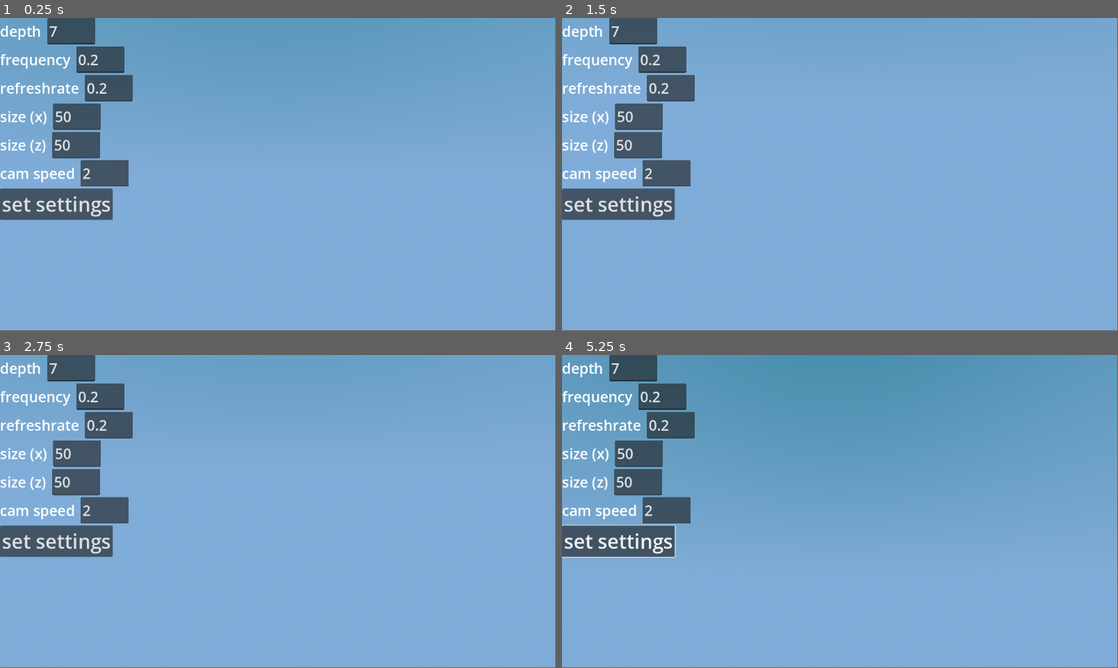
Above: before the commit, frames 1-4 (two rows, left to right).
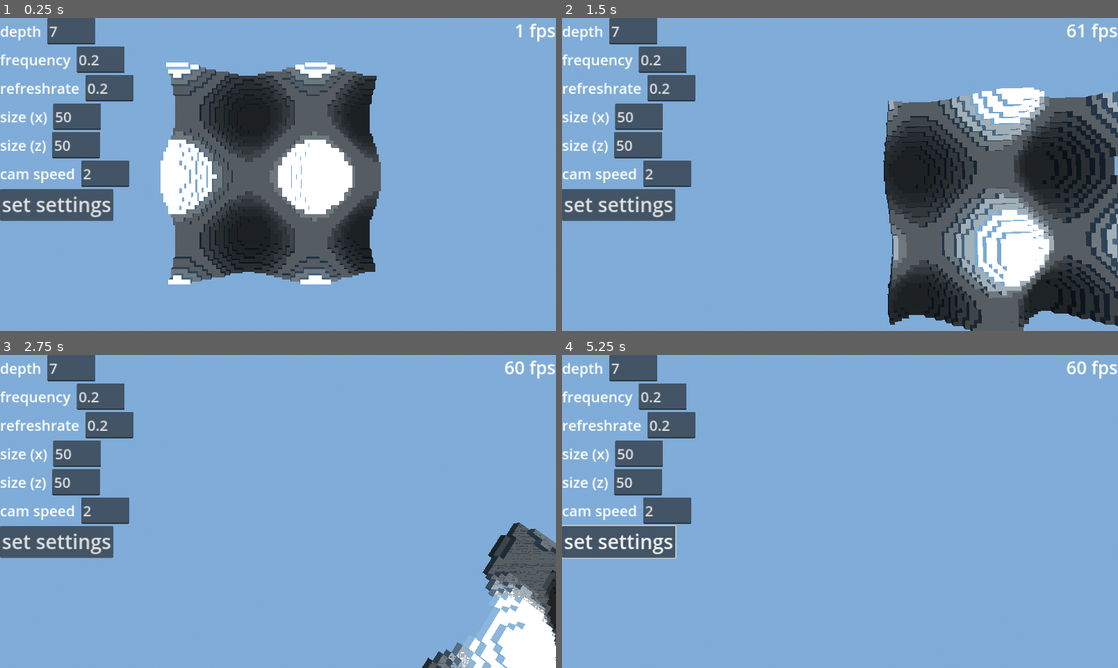
Above: after the commit, the same moments.

Repository: Schwarzer-Tee/Sinus-Wave
Game: Godot game, scene res://scenes/main.tscn
Same seed, same stepped clock (60 frames per second), same inputs: the game is played once before the commit and once after it.
Inputs (mouse positions are in pixels of both pictures, inside the frame that each line leads up to):
- Up to frame 1 (0.25 s): no input
- Up to frame 2 (1.5 s): tap Enter (ui_accept) at 0.5, 0.77 s; move the mouse to (962, 158) at 0.52 s; hold Right (ui_right) 0.53-1.28 s; hold Shift (shift) 0.53-1.28 s; click (962, 158) at 0.67 s; move the mouse to (812, 174) at 1.27 s; hold Up (ui_up) from 1.28 s (still down); tap Space (space) at 1.35 s
- Up to frame 3 (2.75 s): keep holding Up (ui_up); tap Enter (ui_accept) at 1.52 s; move the mouse to (289, 505) at 2.02 s; hold Shift (shift) from 2.03 s (still down)
- Up to frame 4 (5.25 s): move the mouse to (834, 514) at 2.77 s; release Shift (shift) at 2.78 s; tap Space (space) at 2.85 s; tap Enter (ui_accept) at 3.02, 3.5, 3.77 s; move the mouse to (878, 514) at 3.52 s; hold Shift (shift) 3.53-4.25 s; release Up (ui_up) at 4.25 s; click "set settings" at 4.25 s; move the mouse to (795, 508) at 5.02 s; hold Up (ui_up) from 5.03 s (still down); tap Shift (shift) at 5.1 s
In our replay, the window is 799x449 before the commit and 800x450 after it. These sizes can differ from the game's own. Grey fills any space a smaller window leaves; there, only what the larger window draws over its background counts as a difference.

The runs differ from the first frame. In frame 1, 37% of the frame differs, in the area x 0-100%, y 0-86%; in frame 2, 31%; in frame 3, 7.1%; in frame 4, 33%.

Commit message:
added fps counter, disabled vsync, camera points at gridmap at start

Diff:
--- a/project.godot
+++ b/project.godot
@@ -14,6 +14,13 @@
 run/main_scene="res://scenes/main.tscn"
 config/features=PackedStringArray("4.3", "Forward Plus")
 config/icon="res://icon.svg"
+
+[display]
+
+window/stretch/mode="canvas_items"
+window/stretch/aspect="expand"
+display_server/driver.linuxbsd="wayland"
+window/vsync/vsync_mode=0
 
 [input]
 
--- a/scenes/main.tscn
+++ b/scenes/main.tscn
@@ -33,6 +33,7 @@
 script = ExtResource("3_guhgr")
 
 [node name="Camera3D" type="Camera3D" parent="CharacterBody3D"]
+transform = Transform3D(1, 0, 0, 0, -4.37114e-08, 1, 0, -1, -4.37114e-08, 0, 0, 0)
 
 [node name="CollisionShape3D" type="CollisionShape3D" parent="CharacterBody3D"]
 shape = SubResource("SphereShape3D_fmcg3")
@@ -174,6 +175,17 @@
 theme_override_font_sizes/font_size = 41
 text = "set settings"
 
+[node name="fps" type="Label" parent="Gui"]
+layout_mode = 1
+anchors_preset = 1
+anchor_left = 1.0
+anchor_right = 1.0
+offset_left = -1.0
+offset_bottom = 23.0
+grow_horizontal = 0
+theme_override_font_sizes/font_size = 37
+text = "144"
+
 [connection signal="timeout" from="Timer" to="GridMap" method="_on_timer_timeout"]
 [connection signal="text_set" from="Gui/VBoxContainer/depth/depth-tex" to="GridMap" method="_on_depthtex_text_set"]
 [connection signal="button_down" from="Gui/VBoxContainer/set" to="GridMap" method="_on_set_button_down"]
--- a/scripts/grid_map.gd
+++ b/scripts/grid_map.gd
@@ -52,7 +52,7 @@
 	if counter > 9223372036854775800:
 		counter = 0
 	pass # Replace with function body.
-
+	$"../Gui/fps".text = str(Engine.get_frames_per_second()) + " fps"
 
 
 
Not shown, added: export_presets.cfg
Not shown: 2 places in mesh-libs/block-mesh-lib.tres that only renumber resources
